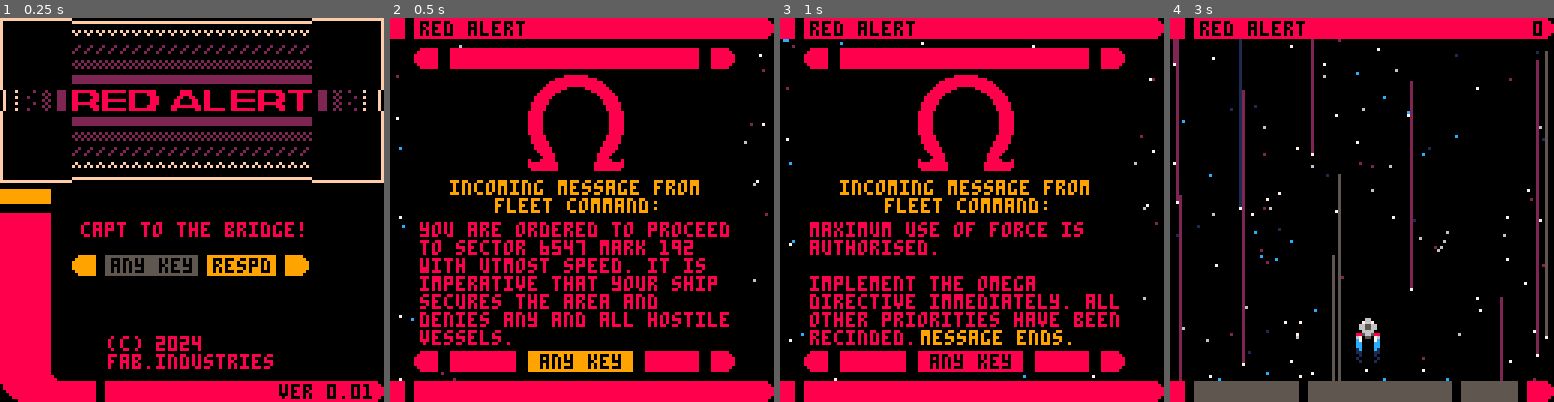
Above: before the commit, frames 1-4 (left to right).
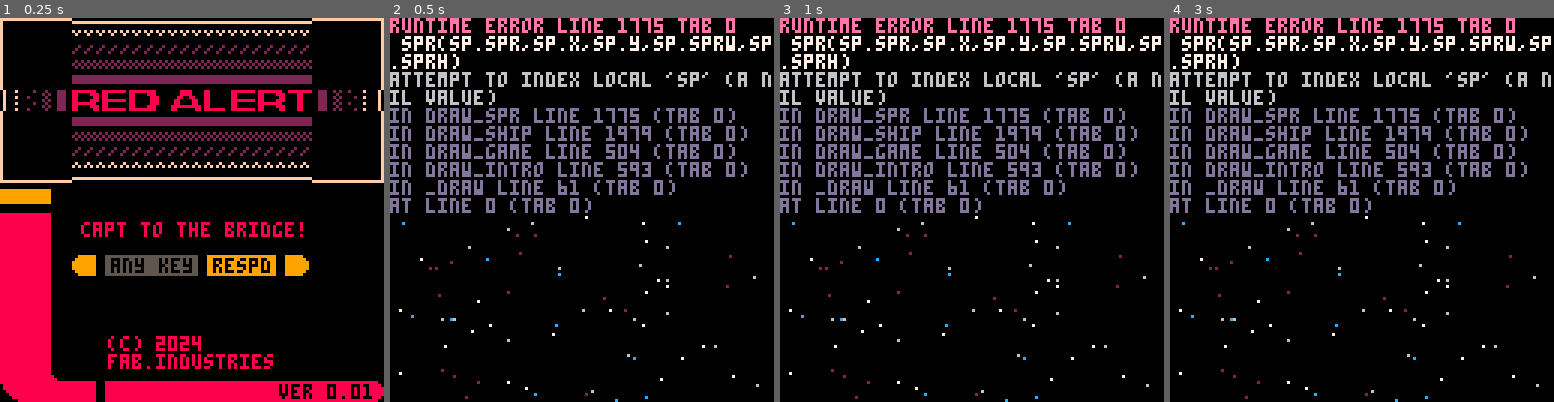
Above: after the commit, the same moments.

Repository: fab-industries/red-alert
Game: PICO-8 cartridge redalert.p8
Same seed, same stepped clock (60 frames per second), same inputs: the game is played once before the commit and once after it.
Inputs:
- Up to frame 1 (0.25 s): no input
- Up to frame 2 (0.5 s): tap X (X key) at 0.33 s
- Up to frame 3 (1 s): tap O (Z key) at 0.7 s
- Up to frame 4 (3 s): tap X (X key) at 1.07, 1.85, 2.97 s; hold Right 1.6-2.1 s; tap O (Z key) every 0.4 s from 1.7 to 2.9 s; hold Up 2.15-2.42 s; hold Right from 2.47 s (still down)

Frame 1 is identical in both runs. In frame 2, 39% of the frame differs, in the area x 0-100%, y 0-100%; in frame 3, 38%; in frame 4, 26%.
Error after the commit: runtime error line 1775 tab 0; spr(sp.spr,sp.x,sp.y,sp.sprw,sp.sprh); attempt to index local 'sp' (a nil value)

Commit message:
Token optimisation of ship object

Diff:
--- a/redalert.p8
+++ b/redalert.p8
@@ -85,25 +85,10 @@
  tailspr={7,8,9}
  phend=-128
  tcols={1,2,5}
- ship={}
- ship.x=62
- ship.y=100
- ship.sx=0
- ship.sy=0
- ship.spr=1
- ship.sprw=1
- ship.sprh=1
- ship.colw=8
- ship.colh=8
- ship.xf=64
- ship.pht=0
- ship.torp=true
- ship.ttmr=0
- ship.shield=100
- ship.cont=true
- ship.dead=false
- ship.warp=false
- ship.flash=0
+
+--ship attributes
+ship_x,ship_y,ship_sx,ship_sy,ship_spr,ship_colw,ship_colh,ship_xf,ship_pht,ship_torp,ship_ttmr,ship_shield,ship_cont,ship_dead,ship_warp,ship_flash=62,100,0,0,1,8,8,64,0,true,0,100,true,false,false,0
+
  invuln=0
  stars={}
  torps={}
@@ -147,14 +132,14 @@
 
  if (cpaused) return
 
- ship.sx=0
- ship.sy=0
- ship.spr=1
+ ship_sx=0
+ ship_sy=0
+ ship_spr=1
  tailspr={7,8,9}
 
  chk_wav()
 
- if ship.cont==false then
+ if ship_cont==false then
   if timeout>0 then
    timeout-=1
 	 else
@@ -165,31 +150,31 @@
   end
  end
 
- if ship.ttmr>0 then
-  ship.ttmr-=1
+ if ship_ttmr>0 then
+  ship_ttmr-=1
  else
-  ship.torp=true
+  ship_torp=true
  end
 
  if t<btnlock then
 
  else
-	 if ship.dead==false and mode=="game" then
+	 if ship_dead==false and mode=="game" then
 		 if btn(⬅️) then
-		  ship.sx=-2
-		  ship.spr=2
+		  ship_sx=-2
+		  ship_spr=2
 		  tailspr={10,11,12}
 		 end
 		 if btn(➡️) then
-		  ship.sx=2
-		  ship.spr=3
+		  ship_sx=2
+		  ship_spr=3
 		  tailspr={13,14,15}
 		 end
 		 if btn(⬆️) then
-		  ship.sy=-2
+		  ship_sy=-2
 		 end
 		 if btn(⬇️) then
-		  ship.sy=2
+		  ship_sy=2
 		 end
 
 		 --[[ weapon damage:
@@ -206,10 +191,10 @@
 
 		 --fires torpedo
 		 if btnp(🅾️) then
-		  if ship.torp then
+		  if ship_torp then
 			  local newtorp={}
-			  newtorp.x=ship.x+2
-			  newtorp.y=ship.y-3
+			  newtorp.x=ship_x+2
+			  newtorp.y=ship_y-3
 			  newtorp.sx=0
 			  newtorp.sy=-3
 			  newtorp.flash=4
@@ -218,9 +203,9 @@
 			  newtorp.colw=4
 			  newtorp.colh=4
 			  add(torps,newtorp)
-			  ship.torp=false
-			  ship.ttmr=5*30
-			  ship.flash=3
+			  ship_torp=false
+			  ship_ttmr=5*30
+			  ship_flash=3
 			  sfx(1)
 			 else
 			  sfx(10)
@@ -270,7 +255,7 @@
 
  --collision phaser x enemies
  for myen in all(wave) do
-	 if phcol(ship.x+2,ship.y,ship.xf+2,ship.y-128,myen) and ship.pht>0 then
+	 if phcol(ship_x+2,ship_y,ship_xf+2,ship_y-128,myen) and ship_pht>0 then
 	  phend=myen.y+myen.colh
 
 	  if t>hitlock then
@@ -301,17 +286,17 @@
  end
 
 --collision ship x enemy phaser
- if invuln<=0 and ship.dead==false then
+ if invuln<=0 and ship_dead==false then
   for myen in all(wave) do
    if myen.type=="bc" and myen.phposx>0 and myen.phposy>0  then
     local hitbox={}
-    hitbox.x=ship.x+2
-    hitbox.y=ship.y+2
+    hitbox.x=ship_x+2
+    hitbox.y=ship_y+2
     hitbox.colw=2
     hitbox.colh=2
     if phcol(myen.phorx,myen.phory,myen.phposx,myen.phposy,hitbox) and myen.pht>0 then
      sfx(-1)
-     --ship.cont=false
+     --ship_cont=false
      --core_breach()
      cpaused=true
      sfx(2)
@@ -323,16 +308,16 @@
  end
 
  --collision ship x enemies
- if invuln<=0 and ship.dead==false then
+ if invuln<=0 and ship_dead==false then
 	 for myen in all(wave) do
 	  if col(myen,ship) then
 	   --check if shield is gone
-    --if ship.shield<=0 then
-     ship.cont=false
+    --if ship_shield<=0 then
+     ship_cont=false
      core_breach()
 	   --end
-	   --ship.shield-=30
-	   ship.shield=0
+	   --ship_shield-=30
+	   ship_shield=0
 	   sfx(2)
 	   --invuln=60
 	   myen.hp-=50
@@ -347,7 +332,7 @@
  end
 
  --collision ship x enemy shots
- if invuln<=0 and ship.dead==false then
+ if invuln<=0 and ship_dead==false then
 	 for eshot in all(eshots) do
 
 	  --for purposes of collision
@@ -357,22 +342,22 @@
 	  --actually is
 
 	  local shipc={}
-	  shipc.x=ship.x+1
-	  shipc.y=ship.y+1
-	  shipc.colw=ship.colw-1
-	  shipc.colh=ship.colh-1
+	  shipc.x=ship_x+1
+	  shipc.y=ship_y+1
+	  shipc.colw=ship_colw-1
+	  shipc.colh=ship_colh-1
 
 	  if col(eshot,shipc) then
 	   del(eshots,eshot)
     sfx(5)
     shake=8
 	   --check if shield is gone
-    --if ship.shield<=0 then
-     ship.cont=false
+    --if ship_shield<=0 then
+     ship_cont=false
      core_breach()
 	   --end
-	   --ship.shield-=30
-	   ship.shield=0
+	   --ship_shield-=30
+	   ship_shield=0
 	   sfx(2)
 	   --invuln=60
 	  end
@@ -380,22 +365,22 @@
  end
 
  --move ship
- ship.x+=ship.sx
- ship.y+=ship.sy
+ ship_x+=ship_sx
+ ship_y+=ship_sy
 
  --prevent ship from moving
  --off the edge of the screen
- if ship.x>120 then
- 	ship.x=120
- end
- if ship.x<0 then
-  ship.x=0
- end
- if ship.y<7 then
-  ship.y=7
- end
- if ship.y>110 then
-  ship.y=110
+ if ship_x>120 then
+ 	ship_x=120
+ end
+ if ship_x<0 then
+  ship_x=0
+ end
+ if ship_y<7 then
+  ship_y=7
+ end
+ if ship_y>110 then
+  ship_y=110
  end
 
  --move torps
@@ -480,7 +465,7 @@
  if introt==45 then
   sfx(7)
   reset_starspd()
-  ship.warp=true
+  ship_warp=true
  end
 
  if introt>=90 then
@@ -497,10 +482,10 @@
 
  if cpaused then
    if pdeb==false then
-    local sx2=ship.x+7
-    local sy2=ship.y+7
+    local sx2=ship_x+7
+    local sy2=ship_y+7
     rectfill(0,10,100,34,0)
-    print("ship tl:"..ship.x.."/"..ship.y,0,10,8)
+    print("ship tl:"..ship_x.."/"..ship_y,0,10,8)
     print("ship br:"..sx2.."/"..sy2,0,16,8)
     for myen in all(wave) do
      print("ph ori:"..myen.phorx.."/"..myen.phory,0,22,8)
@@ -639,24 +624,24 @@
  elseif mode==3 then
 		rectfill(0,121,4,127,col)
 		local scol={10,10}
-		if ship.shield>60 then
+		if ship_shield>60 then
 		 scol={10,10}
-		elseif ship.shield>20 then
+		elseif ship_shield>20 then
 		 scol={9,9}
-		elseif ship.shield>0 then
+		elseif ship_shield>0 then
 		 scol={8,8}
-		elseif ship.shield<=0 then
+		elseif ship_shield<=0 then
 		 scol={8,5}
 		end
 		rectfill(8,121,42,127,scol[t\15%2+1])
 		rectfill(97,121,115,127,2)
 		rectfill(119,121,122,127,col)
-		if ship.shield>0 then
-		 print("shd "..ship.shield.."%",10,122,0)
+		if ship_shield>0 then
+		 print("shd "..ship_shield.."%",10,122,0)
 		else
 		 print("shd ".."off",10,122,0)
 		end
-		if ship.torp then
+		if ship_torp then
 		 rectfill(46,121,93,127,10)
 		 print("trp ready",52,122,0)
 		else
@@ -955,7 +940,7 @@
 --waves & enemies
 
 function chk_wav()
- if ship.dead==false and mode=="game" and #wave==0 and wavtime==0 then
+ if ship_dead==false and mode=="game" and #wave==0 and wavtime==0 then
   wavtime=80
  end
  if wavtime==1 then
@@ -1381,9 +1366,9 @@
    if myen.sx==0 then
     --flying down
     myen.sy=1
-    if ship.y<=myen.y then
+    if ship_y<=myen.y then
      myen.sy=0
-     if ship.x<myen.x then
+     if ship_x<myen.x then
       myen.sx=-1
      else
       myen.sx=1
@@ -1488,7 +1473,7 @@
 
 function fire(myen,ang,spd)
 
- if t>myen.firetmr and ship.dead==false then
+ if t>myen.firetmr and ship_dead==false then
   sfx(9)
   myen.flash=3
 
@@ -1500,7 +1485,7 @@
 end
 
 function firespread(myen,num,spd,base)
- if t>myen.firetmr and ship.dead==false then
+ if t>myen.firetmr and ship_dead==false then
   sfx(9)
   myen.flash=3
 
@@ -1521,12 +1506,12 @@
 
 function aimedfire(myen,spd)
 
- if t>myen.firetmr and ship.dead==false then
+ if t>myen.firetmr and ship_dead==false then
   sfx(9)
   myen.flash=5
   fire_rnd(myen)
   local eshot=mkshot(myen,0,spd,"aimed")
-  local ang=atan2((ship.y+5)-eshot.y,(ship.x+3)-eshot.x)
+  local ang=atan2((ship_y+5)-eshot.y,(ship_x+3)-eshot.x)
   eshot.sx=sin(ang)*spd
   eshot.sy=cos(ang)*spd
  else
@@ -1537,12 +1522,12 @@
 
 function aimedfire_b(myen,spd)
 
-  if t>myen.firetmr2 and ship.dead==false then
+  if t>myen.firetmr2 and ship_dead==false then
   sfx(9)
   myen.flash=5
   fire_rnd2(myen)
   local eshot=mkshot(myen,0,spd,"aimed")
-  local ang=atan2((ship.y+5)-eshot.y,(ship.x+3)-eshot.x)
+  local ang=atan2((ship_y+5)-eshot.y,(ship_x+3)-eshot.x)
   eshot.sx=sin(ang)*spd
   eshot.sy=cos(ang)*spd
  else
@@ -1585,9 +1570,9 @@
 
 function draw_ph(phtype)
  if phtype=="ship" then
-  if ship.pht>0 then
-   line(ship.x+2,ship.y,ship.xf+2,phend,9)
-   ship.pht-=1
+  if ship_pht>0 then
+   line(ship_x+2,ship_y,ship_xf+2,phend,9)
+   ship_pht-=1
   end
  elseif phtype=="bots" then
   for myen in all(wave) do
@@ -1628,14 +1613,14 @@
 function fire_ph(phtype,myen)
  if phtype=="ship" then
 	 sfx(0)
-	 ship.pht=15
-	 ship.xf=ship.x
+	 ship_pht=15
+	 ship_xf=ship_x
 	elseif phtype=="bots" then
-	 if t>myen.firetmr and ship.dead==false then
+	 if t>myen.firetmr and ship_dead==false then
 	  sfx(13)
 	  myen.pht=90
-	  myen.phtarx=ship.x+3
-	  myen.phtary=ship.y+3
+	  myen.phtarx=ship_x+3
+	  myen.phtary=ship_y+3
 
    print (coinflip(),20,20,8)
 
@@ -1648,12 +1633,12 @@
    end
    local posa=30+rnd(10)
    local posb=20+rnd(10)
-   if ship.x<=64 then
-    myen.phposx=flr(ship.x+posa)
-    myen.phposy=flr(ship.y+posb)
+   if ship_x<=64 then
+    myen.phposx=flr(ship_x+posa)
+    myen.phposy=flr(ship_y+posb)
    else
-	   myen.phposx=flr(ship.x-posa)
-	   myen.phposy=flr(ship.y-posb)
+	   myen.phposx=flr(ship_x-posa)
+	   myen.phposy=flr(ship_y-posb)
 	  end
    fire_rnd(myen)
 	 end
@@ -1827,10 +1812,10 @@
 
 function core_breach()
  sfx(6)
- ship.dead=true
+ ship_dead=true
  shake=32
- create_part("breach",ship.x,ship.y)
- create_part("bspark",ship.x,ship.y)
+ create_part("breach",ship_x,ship_y)
+ create_part("bspark",ship_x,ship_y)
 end
 
 function create_part(ptype,px,py,psx,psy)
@@ -1992,15 +1977,15 @@
 
 function draw_ship()
 
- if ship.cont then
+ if ship_cont then
   if invuln<=0 then
    draw_spr(ship)
    if mode=="intro" and introt>685 then
-    pset(ship.x,ship.y+7,12)
-    pset(ship.x+7,ship.y+7,12)
-   end
-   if ship.warp then
-    spr(tailspr[t\3%3+1],ship.x,ship.y+7)
+    pset(ship_x,ship_y+7,12)
+    pset(ship_x+7,ship_y+7,12)
+   end
+   if ship_warp then
+    spr(tailspr[t\3%3+1],ship_x,ship_y+7)
    end
   else
 
@@ -2011,7 +1996,7 @@
    if sin(t/7)<0.5 then
     col=12
     fillp(0xd7b6)
-    ovalfill(ship.x-3,ship.y-6,ship.x+10,ship.y+16,12)
+    ovalfill(ship_x-3,ship_y-6,ship_x+10,ship_y+16,12)
     fillp()
     pal(5,12)
     pal(6,12)
@@ -2024,8 +2009,8 @@
    end
    draw_spr(ship)
    pal()
-   spr(tailspr[t\3%3+1],ship.x,ship.y+7)
-   oval(ship.x-3,ship.y-6,ship.x+10,ship.y+16,col)
+   spr(tailspr[t\3%3+1],ship_x,ship_y+7)
+   oval(ship_x-3,ship_y-6,ship_x+10,ship_y+16,col)
   end
  end
 end
@@ -2073,7 +2058,7 @@
    --print("wavtm: "..wavtime,0,34,15)
    --print("enems: "..#wave,0,40,15)
    --local dead
-   --dead=tostr(ship.dead)
+   --dead=tostr(ship_dead)
    --print("dead:  "..dead,0,44,15)
   end
  end
Not shown, changed: redalert-todo.txt
